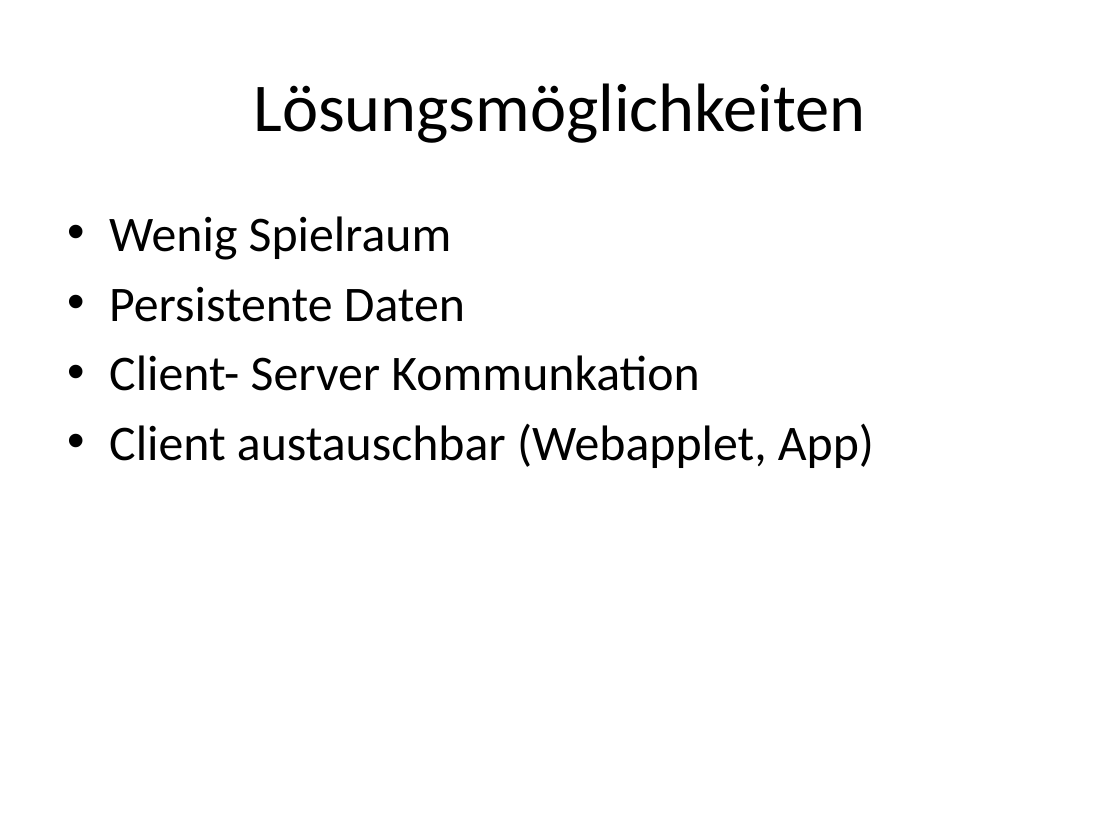
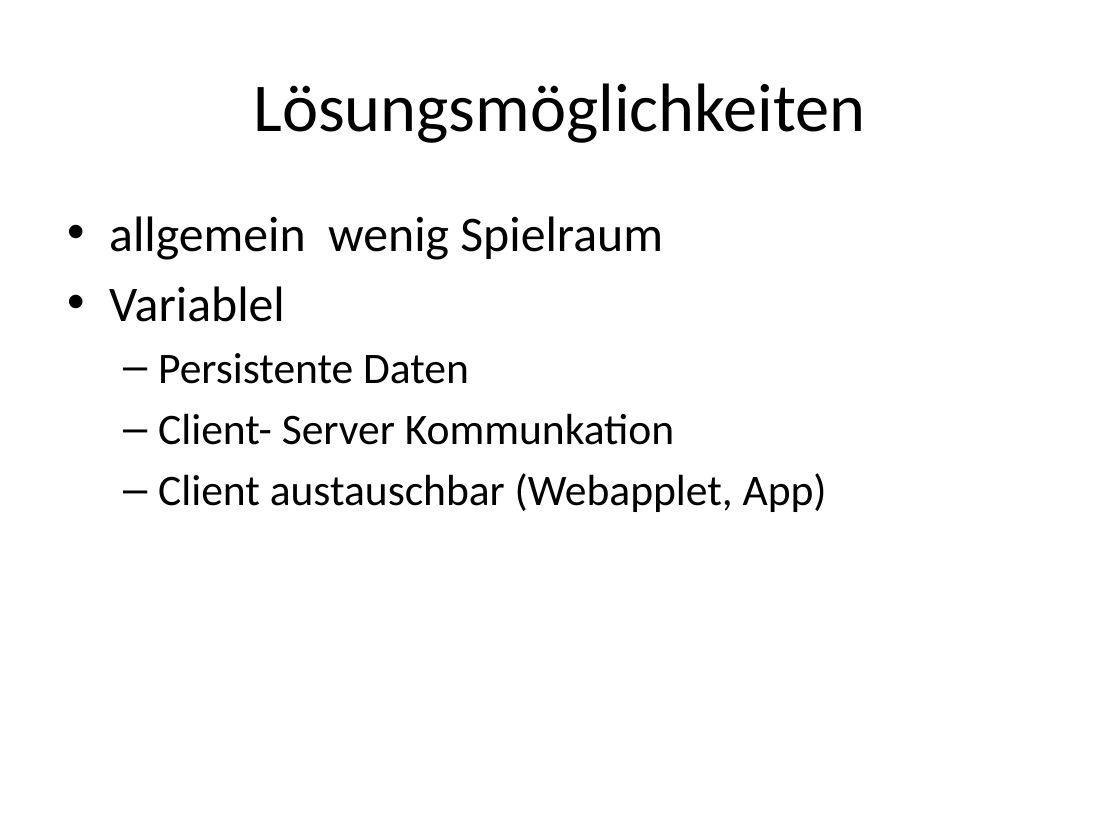
Before and after one commit to tscheims1/quiz-duell, a slide deck: slide 4 of Quizduell.pptx. Drawn at 1120x840 pixels with LibreOffice and Linux fonts; fonts in the diff are those of the drawing. Boxes give left, top, right and bottom in pixels: in the first picture for what was removed or moved away, otherwise in the second. Text is boxed around its words. In the diff, an @@ line names an element or a change of style, - is before the commit and + after.

```diff
--- a/Quizduell.pptx
+++ b/Quizduell.pptx
@@ text at <box>109,216,663,322</box>: text changed @@
-• Wenig Spielraum
+• allgemein wenig Spielraum
+• Variablel
@@ text at <box>158,353,827,512</box>: size 32 to 28 pt in "Persistente Daten", "Client- Server Kommunkation", "Client austauschbar (Webapplet, App)"; bullet • to –; list level 1 to 2 in "Persistente Daten"; list level 1 to 2 in "Client- Server Kommunkation"; list level 1 to 2 in "Client austauschbar (Webapplet, App)" @@
```
Also in this commit, not shown: 3 other slides changed, 1 slide added, 1 slide removed, 1 other file.
